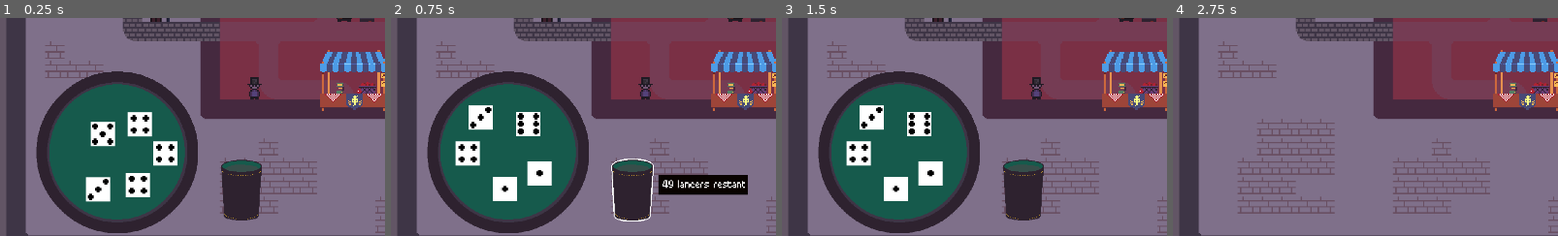
Above: before the commit, frames 1-4 (left to right).
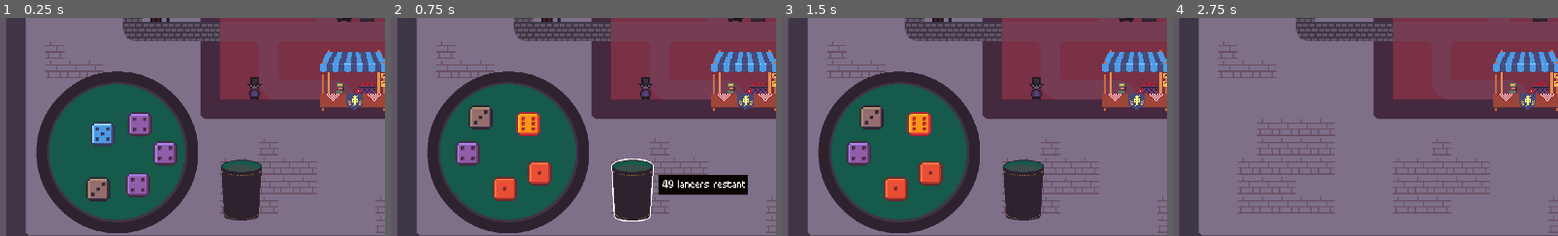
Above: after the commit, the same moments.

Repository: Gubendo/DiceyDefense
Game: Godot game, scene res://Scenes/main.tscn
The game is run twice, just before and just after one commit, with the same random seed, the same clock (stepped at 60 frames per second) and the same inputs.
Inputs (mouse positions are % of the whole screen's width and height, from its top left):
- Up to frame 1 (0.25 s): no input
- Up to frame 2 (0.75 s): click (31, 83) at 0.5 s
- Up to frame 3 (1.5 s): click (91, 3) at 1.25 s
- Up to frame 4 (2.75 s): click (76, 44) at 2.02 s
The pictures show only the part of the screen within x 0-50%, y 43-93%; the shares and areas given below are measured in that part.

The runs differ from the first frame. In frame 1, 3.7% of the frame differs, in the area x 22-47%, y 43-85%; in frame 2, 3.6%; in frame 3, 3.6%; in frame 4, nothing differs.
Error in both runs: Invalid assignment of property or key 'playback_speed' with value of type 'int' on a base object of type 'AnimationPlayer'. (res://Scripts/Units/unit.gd:212)

Commit message:
add cursor, update dace highlight on hover, change dices textures & match units colors

Diff:
--- a/Scenes/Enemies/Bobelin.tscn
+++ b/Scenes/Enemies/Bobelin.tscn
@@ -1,13 +1,82 @@
-[gd_scene load_steps=5 format=3 uid="uid://cvgxsmo1glngs"]
+[gd_scene load_steps=9 format=3 uid="uid://cvgxsmo1glngs"]
 
 [ext_resource type="Script" path="res://Scripts/Enemies/Bobelin.gd" id="1_8snl7"]
-[ext_resource type="Texture2D" uid="uid://kekmthdcbpkx" path="res://Sprites/Enemies/bobelin.png" id="2_rdoqf"]
+[ext_resource type="Texture2D" uid="uid://oggoeij2m5e8" path="res://Animations/bobelin/bobelin-full.png" id="2_gjaqt"]
 
 [sub_resource type="RectangleShape2D" id="RectangleShape2D_ix4sa"]
 size = Vector2(8.66667, 11.3333)
 
 [sub_resource type="StyleBoxFlat" id="StyleBoxFlat_lmkik"]
 bg_color = Color(0, 0.717647, 0.345098, 1)
+
+[sub_resource type="Animation" id="Animation_us55h"]
+resource_name = "run"
+length = 0.4
+loop_mode = 1
+tracks/0/type = "value"
+tracks/0/imported = false
+tracks/0/enabled = true
+tracks/0/path = NodePath("CharacterBody2d/Sprite2d:frame")
+tracks/0/interp = 1
+tracks/0/loop_wrap = true
+tracks/0/keys = {
+"times": PackedFloat32Array(0, 0.1, 0.2, 0.3),
+"transitions": PackedFloat32Array(1, 1, 1, 1),
+"update": 1,
+"values": [0, 1, 2, 3]
+}
+
+[sub_resource type="Animation" id="Animation_2o1i0"]
+length = 0.001
+tracks/0/type = "value"
+tracks/0/imported = false
+tracks/0/enabled = true
+tracks/0/path = NodePath("CharacterBody2d/Sprite2d:frame")
+tracks/0/interp = 1
+tracks/0/loop_wrap = true
+tracks/0/keys = {
+"times": PackedFloat32Array(0),
+"transitions": PackedFloat32Array(1),
+"update": 1,
+"values": [0]
+}
+
+[sub_resource type="Animation" id="Animation_4ncwh"]
+resource_name = "attack"
+length = 0.5
+tracks/0/type = "value"
+tracks/0/imported = false
+tracks/0/enabled = true
+tracks/0/path = NodePath("CharacterBody2d/Sprite2d:frame")
+tracks/0/interp = 1
+tracks/0/loop_wrap = true
+tracks/0/keys = {
+"times": PackedFloat32Array(0, 0.1, 0.2, 0.3, 0.4),
+"transitions": PackedFloat32Array(1, 1, 1, 1, 1),
+"update": 1,
+"values": [5, 6, 7, 8, 9]
+}
+tracks/1/type = "method"
+tracks/1/imported = false
+tracks/1/enabled = true
+tracks/1/path = NodePath(".")
+tracks/1/interp = 1
+tracks/1/loop_wrap = true
+tracks/1/keys = {
+"times": PackedFloat32Array(0.3),
+"transitions": PackedFloat32Array(1),
+"values": [{
+"args": [],
+"method": &"attack_struct"
+}]
+}
+
+[sub_resource type="AnimationLibrary" id="AnimationLibrary_mw4mf"]
+_data = {
+"RESET": SubResource("Animation_2o1i0"),
+"attack": SubResource("Animation_4ncwh"),
+"run": SubResource("Animation_us55h")
+}
 
 [node name="Bobelin" type="PathFollow2D"]
 rotates = false
@@ -20,7 +89,10 @@
 collision_mask = 3
 
 [node name="Sprite2d" type="Sprite2D" parent="CharacterBody2d"]
-texture = ExtResource("2_rdoqf")
+position = Vector2(-1, 1.5)
+texture = ExtResource("2_gjaqt")
+hframes = 5
+vframes = 2
 
 [node name="CollisionShape2d" type="CollisionShape2D" parent="CharacterBody2d"]
 position = Vector2(0.333333, 2.33333)
@@ -43,3 +115,8 @@
 
 [node name="BleedFrequency" type="Timer" parent="."]
 one_shot = true
+
+[node name="AnimationPlayer" type="AnimationPlayer" parent="."]
+libraries = {
+"": SubResource("AnimationLibrary_mw4mf")
+}
--- a/Scenes/UI.tscn
+++ b/Scenes/UI.tscn
@@ -1,13 +1,13 @@
 [gd_scene load_steps=24 format=3 uid="uid://b5kwsmxglfbp6"]
 
 [ext_resource type="Script" path="res://Scripts/UI.gd" id="1_nkvbb"]
-[ext_resource type="Texture2D" uid="uid://ctnevp2mir5ra" path="res://Sprites/dice1.png" id="2_67tmu"]
-[ext_resource type="Texture2D" uid="uid://cajm41ghx3ywk" path="res://Sprites/dice2.png" id="3_3eyb1"]
-[ext_resource type="Texture2D" uid="uid://cud1pdk0m6kug" path="res://Sprites/dice3.png" id="4_tjeqh"]
-[ext_resource type="Texture2D" uid="uid://bvldivbhggvy3" path="res://Sprites/dice4.png" id="5_h7bk2"]
-[ext_resource type="Texture2D" uid="uid://csjhew2hhmlsp" path="res://Sprites/dice5.png" id="6_jlkly"]
-[ext_resource type="Texture2D" uid="uid://vixwo325hsro" path="res://Sprites/dice6.png" id="7_akuqu"]
-[ext_resource type="PackedScene" uid="uid://bmul6nit5rrj5" path="res://Scenes/dice.tscn" id="8_72j4t"]
+[ext_resource type="Texture2D" uid="uid://cfcauj2hcs18i" path="res://Sprites/UI/dices/dice1-color.png" id="2_r6pxl"]
+[ext_resource type="Texture2D" uid="uid://df67evc00lqj5" path="res://Sprites/UI/dices/dice2-color.png" id="3_p18bu"]
+[ext_resource type="Texture2D" uid="uid://c07ntpenu6nrq" path="res://Sprites/UI/dices/dice3-color.png" id="4_rw82i"]
+[ext_resource type="Texture2D" uid="uid://7jr2jb08drs7" path="res://Sprites/UI/dices/dice4-color.png" id="5_w0egx"]
+[ext_resource type="Texture2D" uid="uid://c2c43v1361tg4" path="res://Sprites/UI/dices/dice5-color.png" id="6_umvos"]
+[ext_resource type="Texture2D" uid="uid://7ht5hhio5oa6" path="res://Sprites/UI/dices/dice6-color.png" id="7_4b4iq"]
+[ext_resource type="PackedScene" uid="uid://1cgqhoji8gcb" path="res://Scenes/dice.tscn" id="8_72j4t"]
 [ext_resource type="Texture2D" uid="uid://bdj0okqe3e2x6" path="res://Sprites/UI/plateau.png" id="9_h45jj"]
 [ext_resource type="Texture2D" uid="uid://d02wiylsy1qku" path="res://Sprites/UI/play.png" id="9_wlrd2"]
 [ext_resource type="Texture2D" uid="uid://uwbxqkont7uu" path="res://Sprites/UI/gobelet-hover.png" id="10_6l2kn"]
@@ -109,7 +109,7 @@
 grow_horizontal = 2
 grow_vertical = 2
 script = ExtResource("1_nkvbb")
-dicesSprites = [ExtResource("2_67tmu"), ExtResource("3_3eyb1"), ExtResource("4_tjeqh"), ExtResource("5_h7bk2"), ExtResource("6_jlkly"), ExtResource("7_akuqu")]
+dicesSprites = [ExtResource("2_r6pxl"), ExtResource("3_p18bu"), ExtResource("4_rw82i"), ExtResource("5_w0egx"), ExtResource("6_umvos"), ExtResource("7_4b4iq")]
 
 [node name="CanvasLayer" type="CanvasLayer" parent="."]
 
@@ -136,13 +136,54 @@
 anchors_preset = 0
 
 [node name="Plateau" type="TextureRect" parent="CanvasLayer/Overlay"]
+layout_mode = 0
 offset_left = 102.0
 offset_top = 598.0
 offset_right = 502.0
 offset_bottom = 998.0
 texture = ExtResource("9_h45jj")
 
+[node name="DiceHand" type="Control" parent="CanvasLayer/Overlay"]
+layout_mode = 1
+anchors_preset = 0
+
+[node name="Dice1" parent="CanvasLayer/Overlay/DiceHand" instance=ExtResource("8_72j4t")]
+layout_mode = 0
+offset_left = 760.0
+offset_top = 822.0
+offset_right = 820.0
+offset_bottom = 882.0
+
+[node name="Dice2" parent="CanvasLayer/Overlay/DiceHand" instance=ExtResource("8_72j4t")]
+layout_mode = 0
+offset_left = 350.0
+offset_top = 760.0
+offset_right = 410.0
+offset_bottom = 820.0
+
+[node name="Dice3" parent="CanvasLayer/Overlay/DiceHand" instance=ExtResource("8_72j4t")]
+layout_mode = 0
+offset_left = 215.0
+offset_top = 800.0
+offset_right = 275.0
+offset_bottom = 860.0
+
+[node name="Dice4" parent="CanvasLayer/Overlay/DiceHand" instance=ExtResource("8_72j4t")]
+layout_mode = 0
+offset_left = 300.0
+offset_top = 670.0
+offset_right = 360.0
+offset_bottom = 730.0
+
+[node name="Dice5" parent="CanvasLayer/Overlay/DiceHand" instance=ExtResource("8_72j4t")]
+layout_mode = 0
+offset_left = 195.0
+offset_top = 700.0
+offset_right = 255.0
+offset_bottom = 760.0
+
 [node name="Gobelet" type="TextureButton" parent="CanvasLayer/Overlay"]
+layout_mode = 0
 offset_left = 555.0
 offset_top = 812.0
 offset_right = 665.0
@@ -152,7 +193,7 @@
 
 [node name="Tooltip" type="Control" parent="CanvasLayer/Overlay/Gobelet"]
 visible = false
-layout_mode = 3
+layout_mode = 1
 anchors_preset = 0
 offset_left = 119.0
 offset_top = 42.0
@@ -162,6 +203,7 @@
 
 [node name="bg" type="TextureRect" parent="CanvasLayer/Overlay/Gobelet/Tooltip"]
 modulate = Color(0.0352941, 0.0117647, 0, 1)
+layout_mode = 1
 anchors_preset = 15
 anchor_right = 1.0
 anchor_bottom = 1.0
@@ -171,6 +213,7 @@
 texture = SubResource("Texture2D_i8shy")
 
 [node name="nbLancers" type="Label" parent="CanvasLayer/Overlay/Gobelet/Tooltip"]
+layout_mode = 0
 offset_left = 10.0
 offset_top = -6.0
 offset_right = 220.0
@@ -178,45 +221,12 @@
 theme_override_font_sizes/font_size = 36
 text = "3 lancers restant"
 
-[node name="DiceHand" type="Control" parent="CanvasLayer/Overlay"]
-layout_mode = 3
-anchors_preset = 0
-
-[node name="Dice1" parent="CanvasLayer/Overlay/DiceHand" instance=ExtResource("8_72j4t")]
-offset_left = 760.0
-offset_top = 822.0
-offset_right = 820.0
-offset_bottom = 882.0
-
-[node name="Dice2" parent="CanvasLayer/Overlay/DiceHand" instance=ExtResource("8_72j4t")]
-offset_left = 350.0
-offset_top = 760.0
-offset_right = 410.0
-offset_bottom = 820.0
-
-[node name="Dice3" parent="CanvasLayer/Overlay/DiceHand" instance=ExtResource("8_72j4t")]
-offset_left = 215.0
-offset_top = 800.0
-offset_right = 275.0
-offset_bottom = 860.0
-
-[node name="Dice4" parent="CanvasLayer/Overlay/DiceHand" instance=ExtResource("8_72j4t")]
-offset_left = 300.0
-offset_top = 670.0
-offset_right = 360.0
-offset_bottom = 730.0
-
-[node name="Dice5" parent="CanvasLayer/Overlay/DiceHand" instance=ExtResource("8_72j4t")]
-offset_left = 195.0
-offset_top = 700.0
-offset_right = 255.0
-offset_bottom = 760.0
-
 [node name="Vague" type="Control" parent="CanvasLayer"]
 layout_mode = 3
 anchors_preset = 0
 
 [node name="number" type="Label" parent="CanvasLayer/Vague"]
+layout_mode = 0
 offset_left = 1454.0
 offset_top = 48.0
 offset_right = 1924.0
@@ -228,6 +238,7 @@
 
 [node name="remaining" type="Label" parent="CanvasLayer/Vague"]
 visible = false
+layout_mode = 0
 offset_left = 1454.0
 offset_top = 94.0
 offset_right = 1924.0
@@ -238,6 +249,7 @@
 vertical_alignment = 1
 
 [node name="Controls" type="HBoxContainer" parent="CanvasLayer/Vague"]
+layout_mode = 0
 offset_left = 1587.0
 offset_top = -3.0
 offset_right = 1791.0
@@ -246,6 +258,7 @@
 [node name="PausePlay" type="TextureButton" parent="CanvasLayer/Vague/Controls"]
 process_mode = 3
 custom_minimum_size = Vector2i(100, 0)
+layout_mode = 2
 offset_right = 100.0
 offset_bottom = 80.0
 toggle_mode = true
@@ -258,6 +271,7 @@
 [node name="SpeedUp" type="TextureButton" parent="CanvasLayer/Vague/Controls"]
 process_mode = 1
 custom_minimum_size = Vector2i(100, 0)
+layout_mode = 2
 offset_left = 104.0
 offset_right = 204.0
 offset_bottom = 80.0
@@ -276,6 +290,7 @@
 [node name="Options" type="Button" parent="CanvasLayer/Pause"]
 process_mode = 3
 visible = false
+layout_mode = 0
 offset_left = 1500.0
 offset_top = 1000.0
 offset_right = 1650.0
@@ -287,6 +302,7 @@
 [node name="Quitter" type="Button" parent="CanvasLayer/Pause"]
 process_mode = 3
 visible = false
+layout_mode = 0
 offset_left = 1700.0
 offset_top = 1000.0
 offset_right = 1850.0
--- a/Scenes/dice.tscn
+++ b/Scenes/dice.tscn
@@ -1,12 +1,14 @@
-[gd_scene load_steps=3 format=3 uid="uid://bmul6nit5rrj5"]
+[gd_scene load_steps=4 format=3 uid="uid://1cgqhoji8gcb"]
 
-[ext_resource type="Texture2D" uid="uid://ctnevp2mir5ra" path="res://Sprites/dice1.png" id="1_v3adw"]
-[ext_resource type="Texture2D" uid="uid://b5flvwhscmfcw" path="res://Sprites/dice-highlight.png" id="2_o0cl6"]
+[ext_resource type="Texture2D" uid="uid://dvgu3wbolfxyj" path="res://Sprites/UI/dices/dice1.png" id="1_uowk5"]
+[ext_resource type="Script" path="res://Scripts/dice.gd" id="2_xdlde"]
+[ext_resource type="Texture2D" uid="uid://b5flvwhscmfcw" path="res://Sprites/UI/dices/dice-highlight.png" id="3_dgmso"]
 
 [node name="Dice" type="TextureRect"]
 offset_right = 60.0
 offset_bottom = 60.0
-texture = ExtResource("1_v3adw")
+texture = ExtResource("1_uowk5")
+script = ExtResource("2_xdlde")
 
 [node name="Highlight" type="TextureRect" parent="."]
 visible = false
@@ -14,4 +16,4 @@
 offset_top = -4.0
 offset_right = 64.0
 offset_bottom = 64.0
-texture = ExtResource("2_o0cl6")
+texture = ExtResource("3_dgmso")
--- a/Scripts/UI.gd
+++ b/Scripts/UI.gd
@@ -58,6 +58,7 @@
 		var mousePos: Vector2 = get_viewport().get_mouse_position()
 		for node in dicesList:
 			if node.get_global_rect().has_point(mousePos):
+				node.highlight(false)
 				if node in frozenDices:
 					frozenDices.erase(node)
 					unfrozenDices.append(node)
@@ -185,12 +186,12 @@
 		if i not in dices:
 			dicesList[i].modulate = Color(0.3, 0.3, 0.3)
 		else:
-			dicesList[i].get_node("Highlight").visible = true
+			dicesList[i].highlight(true)
 
 func unhighlight_dices() -> void:
 	for dice in dicesList:
 		dice.modulate = Color(1, 1, 1)
-		dice.get_node("Highlight").visible = false
+		dice.highlight(false)
 
 func quit() -> void:
 	get_tree().quit()
--- /dev/null
+++ b/Scripts/dice.gd
@@ -0,0 +1,12 @@
+extends TextureRect
+
+
+@onready var base_texture: TextureRect = get_node(".")
+@onready var highlight_texture: TextureRect = get_node("Highlight")
+
+func _ready() -> void:
+	base_texture.mouse_entered.connect(highlight.bind(true))
+	base_texture.mouse_exited.connect(highlight.bind(false))
+
+func highlight(value: bool) -> void:
+	highlight_texture.visible = value
--- a/project.godot
+++ b/project.godot
@@ -23,6 +23,7 @@
 
 window/size/viewport_width=1920
 window/size/viewport_height=1080
+mouse_cursor/custom_image="res://Sprites/UI/cursor.png"
 window/stretch/mode="viewport"
 
 [input]
Binary file added: Animations/bobelin/bobelin-full.png
Not shown, added: Animations/bobelin/bobelin-full.png.import
Binary file added: Sprites/UI/cursor.png
Not shown, added: Sprites/UI/cursor.png.import
Binary file added: Sprites/UI/dices.png
Not shown, added: Sprites/UI/dices.png.import
Binary file added: Sprites/UI/dices/dice-highlight.png
Not shown, added: Sprites/UI/dices/dice-highlight.png.import
Binary file added: Sprites/UI/dices/dice1-color.png
Not shown, added: Sprites/UI/dices/dice1-color.png.import
Binary file added: Sprites/UI/dices/dice1.png
Not shown, added: Sprites/UI/dices/dice1.png.import
(and 34 more such lines)
